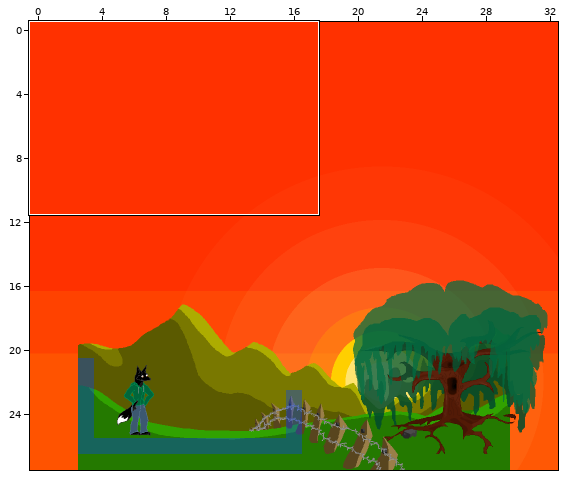
Tiled map, stored at assets/levels/spring1/spring1.tmx. Above, an overview of the earlier version with the close-up marked.
Close-up. Old version:
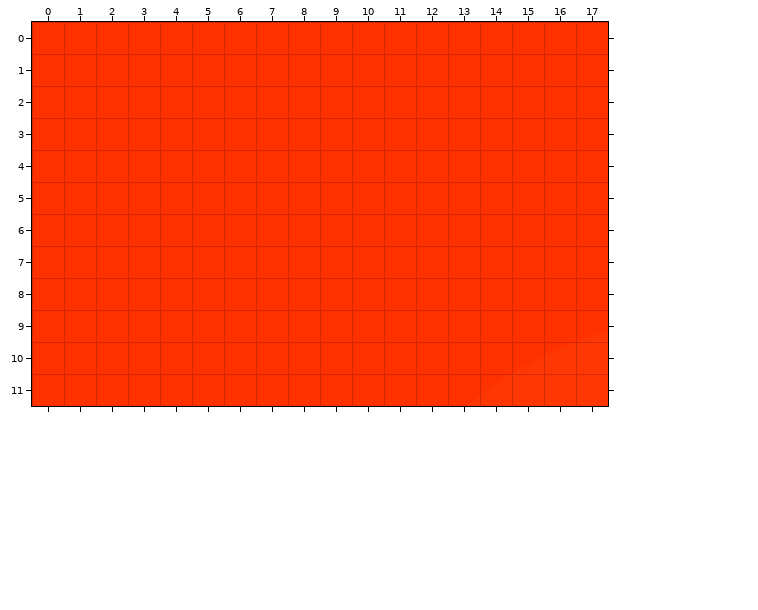
Cells are 32x32 px. Shown: x 0..17, y 0..11. The commit also changed other parts of the map, which this record leaves out. Layer "Sun" is drawn 172,284 px off the grid.
The result:
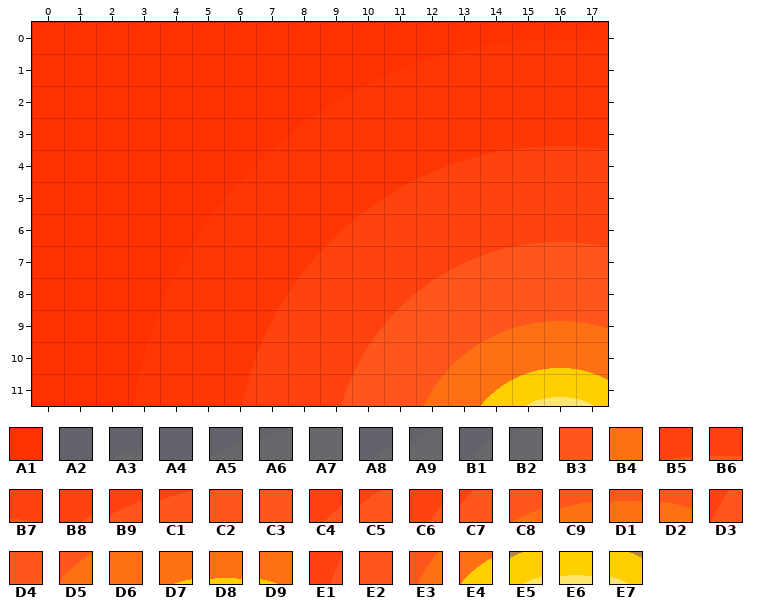
Key: from "sky(864x486)": A1 0; from "sun-yellow(1000x1000)": A2 72, A3 73, A4 101, A5 102, A6 103, A7 104, A8 131, A9 132, B1 161, B2 162, B3 292, B4 356; from "sun-yellow(1056x896)": B5 213, B6 214, B7 215, B8 243, B9 244, C1 245, C2 246, C3 248, C4 275, C5 276, C6 307, C7 308, C8 311, C9 312, D1 313, D2 314, D3 340, D4 342, D5 343, D6 344, D7 345, D8 346, D9 347, E1 372, E2 373, E3 375, E4 377, E5 378, E6 379, E7 380.
__ is an empty cell.
Tiles of an added or newly shown layer are drawn over the layers below it.
See-through tiles are keyed as they look on the map.
Diff:
Layer "Sky" (removed):
Tile A1 is removed in row 6 at x 15 to 17; in row 7 at x 12 to 17; in row 8 at x 11 to 17; in rows 9 to 10 at x 10 to 17; in row 11 at x 9 to 17.
Layer "Sun" (removed):
Tile A2 is removed in row 0 at x 11.
Tile A3 is removed in row 0 at x 12.
Tile A4 is removed in row 1 at x 9.
Tile A5 is removed in row 1 at x 10.
Tile A6 is removed in row 1 at x 11.
Tile A7 is removed in row 1 at x 12; in row 2 at x 10 to 12; in row 3 at x 9 to 12.
Tile A8 is removed in row 2 at x 8.
Tile A9 is removed in row 2 at x 9.
Tile B1 is removed in row 3 at x 7.
Tile B2 is removed in row 3 at x 8.
Layer "Sky 1056" (added):
The author put tile A1 in row 6 at x 15 to 17; in row 7 at x 12 to 17; in row 8 at x 11 to 17; in rows 9 to 10 at x 10 to 17; in row 11 at x 9 to 15 and 17.
Layer "Sun 1056" (added):
The author put tile B3 in row 7 at x 16; in row 8 at x 13 to 17; in row 9 at x 12 to 13; in rows 10 to 11 at x 11.
The author put tile B4 in row 11 at x 13.
The author put tile B5 in row 6 at x 15.
The author put tile B6 in row 6 at x 16.
The author put tile B7 in row 6 at x 17.
The author put tile B8 in row 7 at x 12.
The author put tile B9 in row 7 at x 13.
The author put tile C1 in row 7 at x 14.
The author put tile C2 in row 7 at x 15.
The author put tile C3 in row 7 at x 17.
The author put tile C4 in row 8 at x 11.
The author put tile C5 in row 8 at x 12.
The author put tile C6 in row 9 at x 10.
The author put tile C7 in row 9 at x 11.
The author put tile C8 in row 9 at x 14.
The author put tile C9 in row 9 at x 15.
The author put tile D1 in row 9 at x 16.
The author put tile D2 in row 9 at x 17.
The author put tile D3 in row 10 at x 10.
The author put tile D4 in row 10 at x 12.
The author put tile D5 in row 10 at x 13.
The author put tile D6 in row 10 at x 14.
The author put tile D7 in row 10 at x 15.
The author put tile D8 in row 10 at x 16.
The author put tile D9 in row 10 at x 17.
The author put tile E1 in row 11 at x 9.
The author put tile E2 in row 11 at x 10.
The author put tile E3 in row 11 at x 12.
The author put tile E4 in row 11 at x 14.
The author put tile E5 in row 11 at x 15.
The author put tile E6 in row 11 at x 16.
The author put tile E7 in row 11 at x 17.
Changed places in both close-ups, as pixel boxes (x1, y1, x2, y2):
changed: (320, 214, 608, 406)
